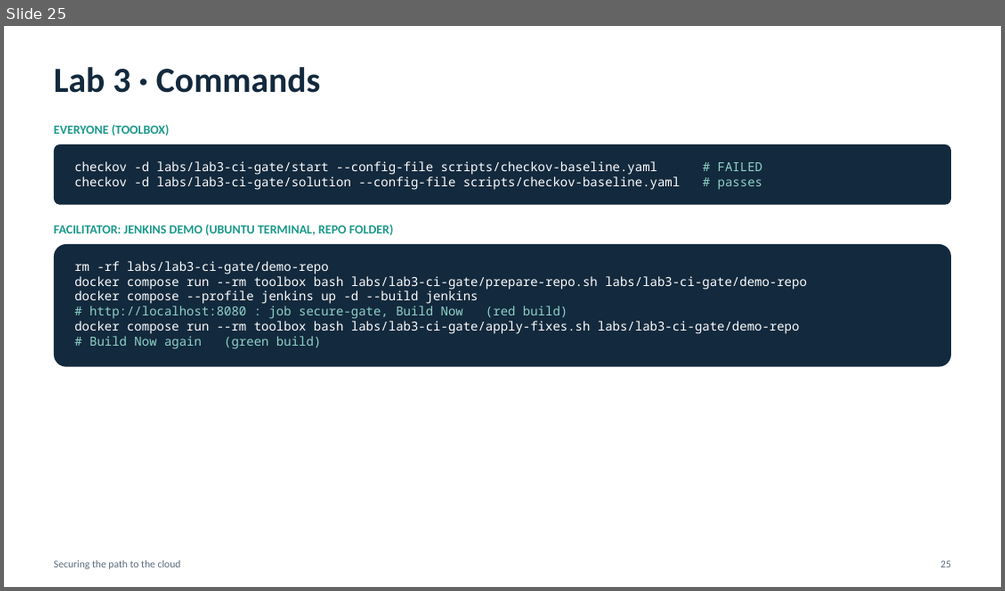
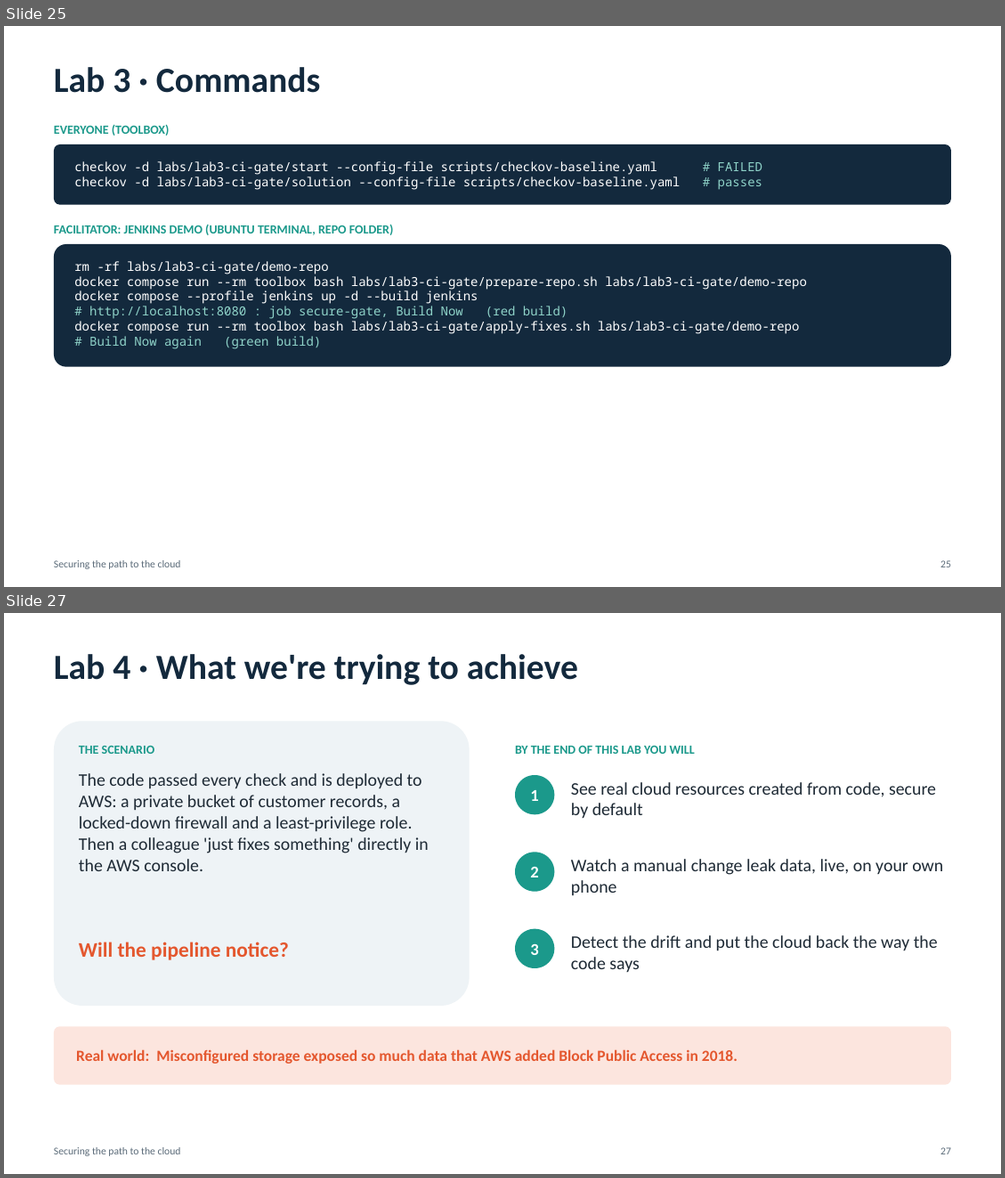
Before and after one commit to PrathameshChopade/MIT-Cloud-Demo, a slide deck: presentation/Securing-the-Path-to-the-Cloud.pptx. Shown one above the other, each under a label of ours: slide 25 before the commit, slides 25 and 27 after it; the slides between them are not shown. The pictures are 1005x591 and 1005x1178 pixels, drawn with LibreOffice and Linux fonts; fonts in the diff are those of the drawing. Boxes give left, top, right and bottom in pixels: in the first picture for what was removed or moved away, otherwise in the second. Text is boxed around its words. In the diff, an @@ line names an element or a change of style, - is before the commit and + after.

```diff
--- a/presentation/Securing-the-Path-to-the-Cloud.pptx
+++ b/presentation/Securing-the-Path-to-the-Cloud.pptx
@@ slide 27 added at (4, 613, 1001, 1174), background #FFFFFF @@
@@ text added at (54, 654, 578, 685), 34 pt, text #13293D, bold @@
+Lab 4 · What we're trying to achieve
@@ rounded rectangle added at (54, 721, 469, 1005), fill #EEF3F6 @@
@@ text added at (79, 746, 155, 754), 12 pt, text #1B998B, bold @@
+THE SCENARIO
@@ text added at (515, 746, 695, 754), 12 pt, text #1B998B, bold @@
+BY THE END OF THIS LAB YOU WILL
@@ text added at (79, 773, 429, 871), 17 pt, text #1E2A35 @@
+The code passed every check and is deployed to AWS: a private bucket of customer records, a locked-down firewall and a least-privilege role. Then a colleague 'just fixes something' directly in the AWS console.
@@ ellipse added at (515, 775, 554, 815), fill #1B998B, 16 pt, text #FFFFFF, bold @@
+1
@@ text added at (571, 782, 936, 818), 17 pt, text #1E2A35 @@
+See real cloud resources created from code, secure by default
@@ ellipse added at (515, 852, 554, 892), fill #1B998B, 16 pt, text #FFFFFF, bold @@
+2
@@ text added at (571, 859, 943, 895), 17 pt, text #1E2A35 @@
+Watch a manual change leak data, live, on your own phone
@@ ellipse added at (515, 929, 554, 968), fill #1B998B, 16 pt, text #FFFFFF, bold @@
+3
@@ text added at (79, 941, 289, 960), 20 pt, text #E4572E, bold @@
+Will the pipeline notice?
@@ text added at (571, 935, 938, 972), 17 pt, text #1E2A35 @@
+Detect the drift and put the cloud back the way the code says
@@ rounded rectangle added at (54, 1027, 952, 1085), fill #FCE5DE, 15 pt, text #E4572E, bold @@
+Real world: Misconfigured storage exposed so much data that AWS added Block Public Access in 2018.
@@ text added at (54, 1147, 181, 1156), 10 pt, text #5B6B79 @@
+Securing the path to the cloud
@@ text added at (940, 1147, 951, 1154), 10 pt, text #5B6B79 @@
+27
```
Also in this commit, not shown: 3 slides changed, 4 other slides added, 5 other files.
